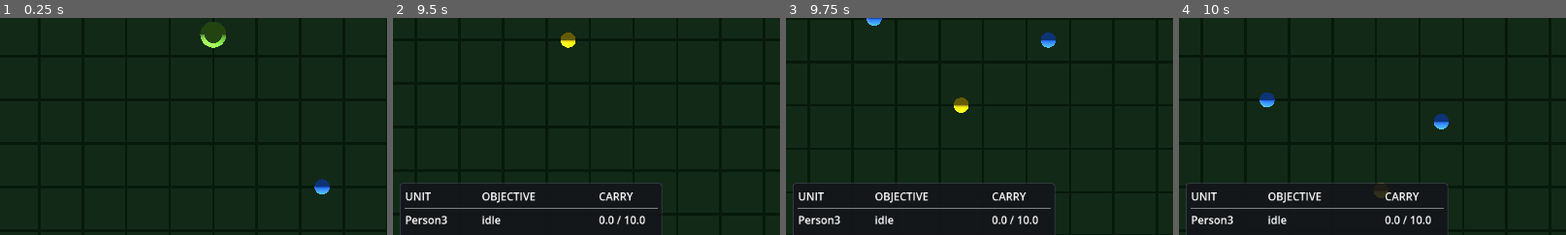
Above: before the commit, frames 1-4 (left to right).
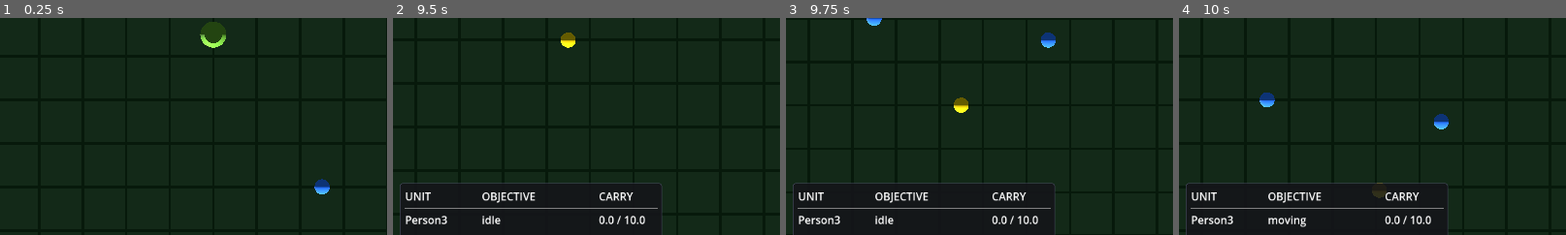
Above: after the commit, the same moments.

Repository: forsman5/sitka
Game: Godot game, scene res://scenes/world/world.tscn
The game is run twice, just before and just after one commit, with the same random seed, the same clock (stepped at 60 frames per second) and the same inputs.
Inputs (mouse positions are % of the whole screen's width and height, from its top left):
- Up to frame 1 (0.25 s): no input
- Up to frame 2 (9.5 s): tap Enter at 0.5 s; move the mouse to (72, 45) at 0.52 s; hold Right (ui_right) 0.53-1.25 s; click (72, 45) at 0.67 s; drag from (30, 55) to (45, 70) at 1.27 s; move the mouse to (60, 28) at 2.02 s; hold Right (ui_right) 2.03-2.75 s; drag from (45, 70) to (20, 35) at 2.77 s; move the mouse to (80, 65) at 3.52 s; hold Left (ui_left) 3.53-4.25 s; drag from (20, 35) to (35, 25) at 4.27 s; move the mouse to (55, 50) at 5.02 s; hold Down (ui_down) 5.03-5.75 s; click (55, 50) at 5.17 s; drag from (35, 25) to (30, 55) at 5.77 s; move the mouse to (72, 45) at 6.52 s; hold Up (ui_up) 6.53-7.25 s; drag from (30, 55) to (45, 70) at 7.27 s; move the mouse to (60, 28) at 8.02 s; hold Down (ui_down) 8.03-8.75 s; drag from (45, 70) to (20, 35) at 8.77 s
- Up to frame 3 (9.75 s): move the mouse to (80, 65) at 9.52 s; hold Up (ui_up) from 9.53 s (still down); click (80, 65) at 9.67 s
- Up to frame 4 (10 s): keep holding Up (ui_up)
The pictures show only the part of the screen within x 0-50%, y 31-81%; the shares and areas given below are measured in that part.

Frames 1-3 are identical in both runs. In frame 4, 0.3% of the frame differs, in the area x 23-55%, y 75-97%.

Commit message:
Add deposit loop, move objective, gold gathering, and debug speed
Persons walk to capital when full, deposit gold items into GameState,
then resume harvesting. Left-click sets a move objective that clears on
arrival. gather_speed on GameState scales mine wait time for debugging.

Co-Authored-By: Claude Sonnet 4.6 <noreply@anthropic.com>

Diff:
--- a/scenes/world/world.tscn
+++ b/scenes/world/world.tscn
@@ -95,6 +95,7 @@
 
 [node name="ResourceNode" parent="." instance=ExtResource("4_resource")]
 position = Vector3(-8, 0, -3)
+resource_type = 3
 
 [node name="Building" parent="." instance=ExtResource("5_building")]
 position = Vector3(8, 0, -6)
--- a/scripts/entities/building.gd
+++ b/scripts/entities/building.gd
@@ -1,4 +1,13 @@
 class_name Building
 extends StaticBody3D
 
+const InventoryItem = preload("res://scripts/inventory/inventory_item.gd")
+
 @export var building_name: String = "Building"
+
+func _ready() -> void:
+	add_to_group("capital")
+
+func deposit(item: InventoryItem) -> void:
+	if item.item_name == "Gold":
+		GameState.player_gold += 1
--- a/scripts/entities/person.gd
+++ b/scripts/entities/person.gd
@@ -3,7 +3,9 @@
 
 const MOVE_SPEED := 5.0
 const REACH := 2.0
+const DEPOSIT_REACH := 3.5
 const ResourceNode = preload("res://scripts/entities/resource_node.gd")
+const Building = preload("res://scripts/entities/building.gd")
 
 @export var carry_capacity: float = 10.0
 
@@ -11,6 +13,7 @@
 var inventory: Array = []
 var _target: Vector3
 var _objective_node: Node3D = null
+var _move_target: Vector3 = Vector3.INF
 
 @onready var _mesh: MeshInstance3D = $MeshInstance3D
 
@@ -45,6 +48,11 @@
 
 func set_objective(node: Node3D) -> void:
 	_objective_node = node
+	_move_target = Vector3.INF
+
+func set_move_objective(pos: Vector3) -> void:
+	_move_target = pos
+	_objective_node = null
 
 func current_weight() -> float:
 	var total := 0.0
@@ -58,21 +66,52 @@
 		added += item.weight
 	return current_weight() + added <= carry_capacity
 
-func _is_carry_full() -> bool:
-	return current_weight() >= carry_capacity
-
 func objective_label() -> String:
+	if _move_target != Vector3.INF:
+		return "moving"
 	if _objective_node == null or not is_instance_valid(_objective_node):
 		return "idle"
 	return "mining " + _objective_node.name
 
+func _is_carry_full() -> bool:
+	return current_weight() >= carry_capacity
+
 func _run_task_loop() -> void:
 	while true:
-		var node: Node3D = _objective_node
-		if node != null and is_instance_valid(node) and not _is_carry_full():
-			await _do_harvest(node)
+		if _move_target != Vector3.INF:
+			await _do_move(_move_target)
+		elif _is_carry_full():
+			await _do_deposit()
+		elif _objective_node != null and is_instance_valid(_objective_node):
+			await _do_harvest(_objective_node)
 		else:
 			await get_tree().process_frame
+
+func _do_move(pos: Vector3) -> void:
+	move_to(pos)
+	while _move_target == pos and global_position.distance_to(pos) > REACH:
+		await get_tree().process_frame
+	if _move_target == pos:
+		_move_target = Vector3.INF
+
+func _do_deposit() -> void:
+	var capital: Node = get_tree().get_first_node_in_group("capital")
+	if capital == null:
+		inventory.clear()
+		return
+	var capital_3d: Node3D = capital as Node3D
+	if capital_3d == null:
+		inventory.clear()
+		return
+	move_to(capital_3d.global_position)
+	await _wait_until_near(capital_3d, DEPOSIT_REACH)
+	if _move_target != Vector3.INF:
+		return
+	var building: Building = capital as Building
+	if building != null:
+		for item in inventory:
+			building.deposit(item)
+	inventory.clear()
 
 func _do_harvest(node: Node3D) -> void:
 	var resource: ResourceNode = node as ResourceNode
@@ -82,12 +121,14 @@
 	while _objective_node == node and is_instance_valid(node) and not _is_carry_full():
 		move_to(node.global_position)
 		await _wait_until_near(node)
-		if _objective_node != node or not is_instance_valid(node):
+		if _objective_node != node or not is_instance_valid(node) or _move_target != Vector3.INF:
 			break
 		var items: Array = await resource.mine()
 		for item in items:
 			inventory.append(item)
 
-func _wait_until_near(node: Node3D) -> void:
-	while is_instance_valid(node) and global_position.distance_to(node.global_position) > REACH:
+func _wait_until_near(node: Node3D, reach: float = REACH) -> void:
+	while is_instance_valid(node) and global_position.distance_to(node.global_position) > reach:
+		if _move_target != Vector3.INF:
+			return
 		await get_tree().process_frame
--- a/scripts/entities/resource_node.gd
+++ b/scripts/entities/resource_node.gd
@@ -16,13 +16,13 @@
 	add_to_group("resource_nodes")
 
 func mine() -> Array:
-	await get_tree().create_timer(wait_time).timeout
+	await get_tree().create_timer(wait_time / GameState.gather_speed).timeout
 	var item: InventoryItem
 	match resource_type:
 		Type.WOOD:  item = InventoryItem.new("Wood",  1.0)
 		Type.STONE: item = InventoryItem.new("Stone", 2.0)
 		Type.FOOD:  item = InventoryItem.new("Food",  0.5)
-		Type.GOLD:  item = InventoryItem.new("Gold",  1.5)
+		Type.GOLD:  item = InventoryItem.new("Gold",  1.0)
 	if item == null:
 		return []
 	amount -= 1
--- a/scripts/global/game_state.gd
+++ b/scripts/global/game_state.gd
@@ -1,6 +1,8 @@
 extends Node
 
 signal gold_changed(amount: int)
+
+@export var gather_speed: float = 1.0
 
 var player_gold: int = 0:
 	set(value):
--- a/scripts/world/world.gd
+++ b/scripts/world/world.gd
@@ -43,7 +43,7 @@
 		if pos != Vector3.INF:
 			for p: Node3D in get_tree().get_nodes_in_group("persons"):
 				if p.selected:
-					p.move_to(pos)
+					p.set_move_objective(pos)
 	else:
 		_deselect_all()
 
